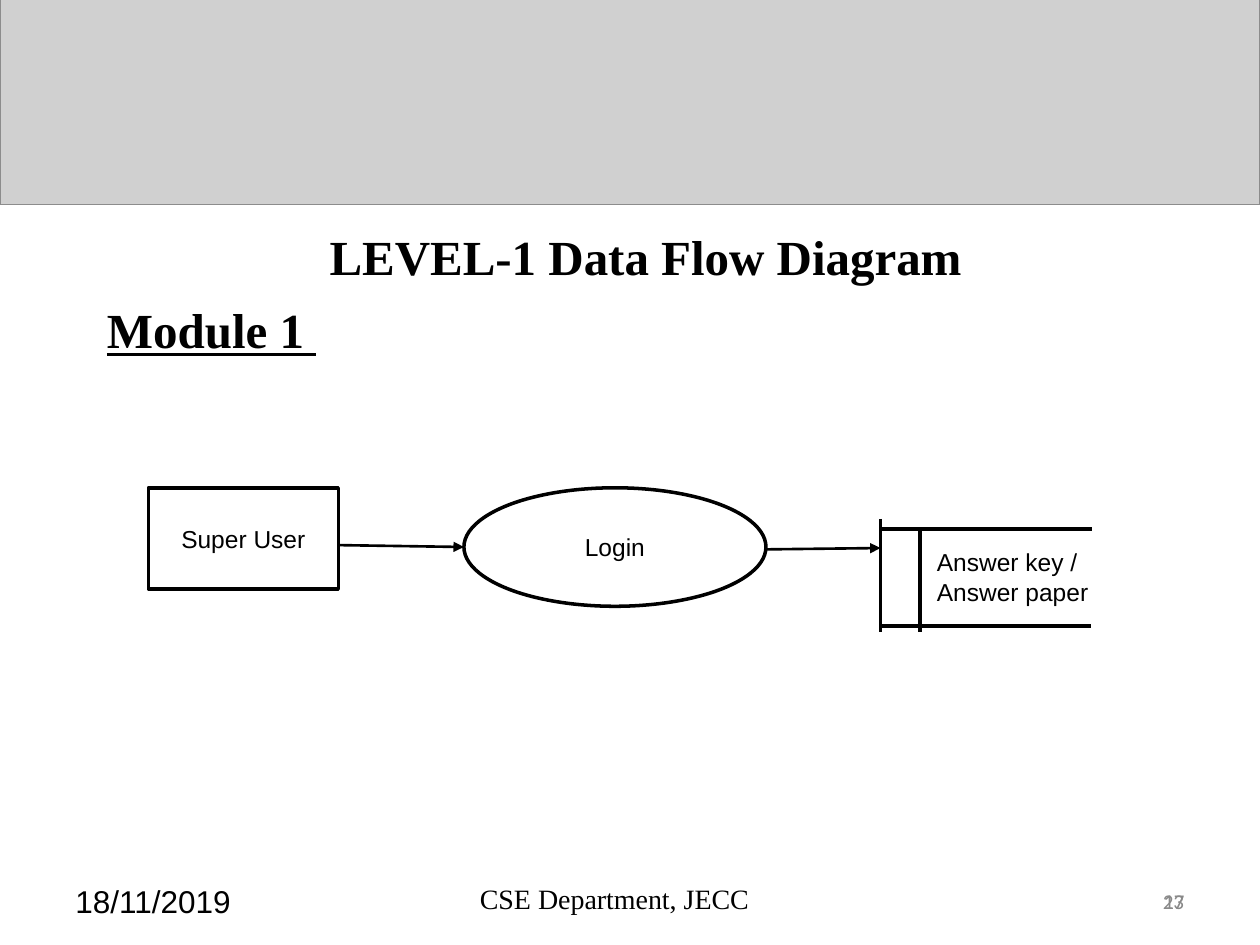
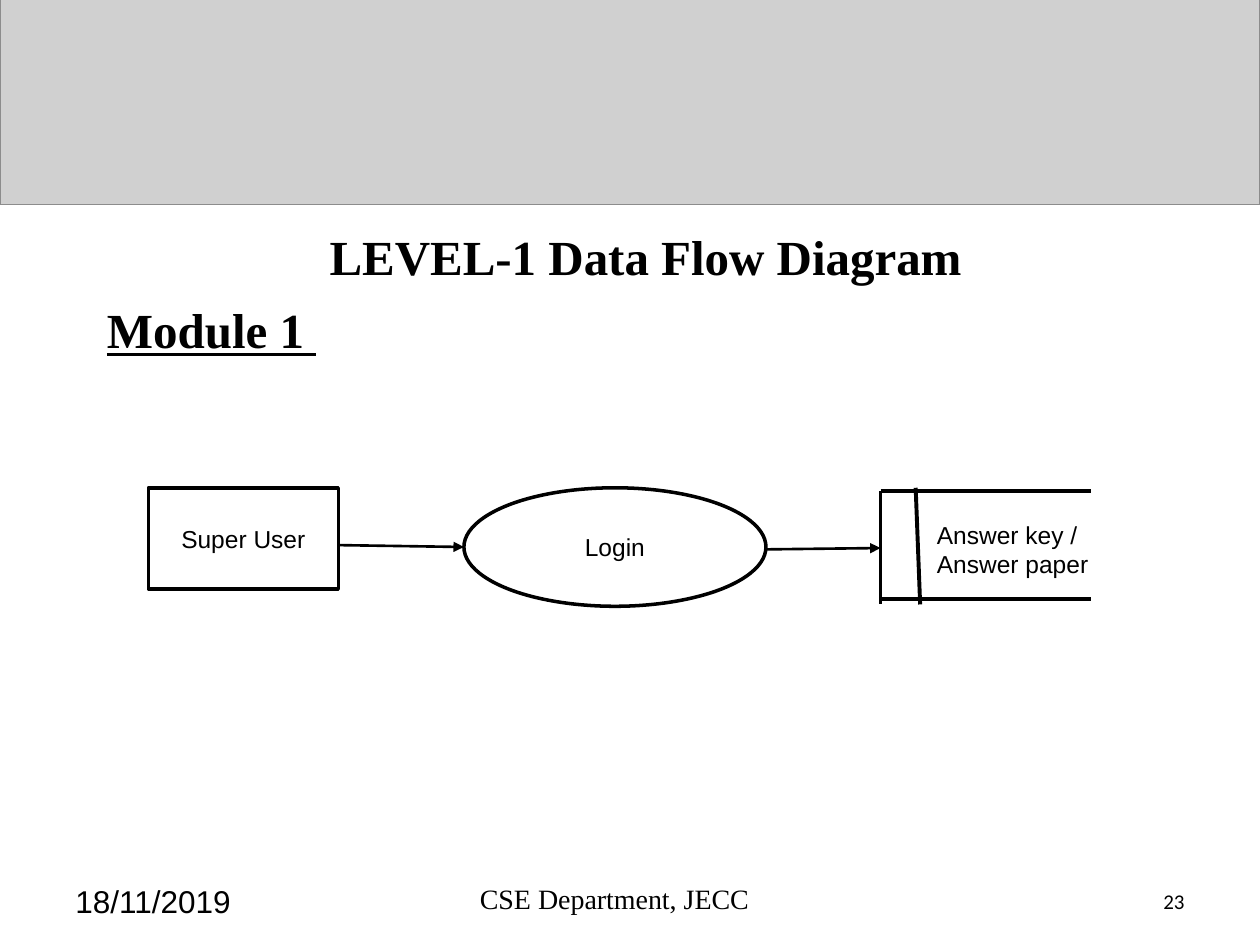
Before and after one commit to sreeragrnandan/Design-Project, a slide deck: slide 23 of DP G7 final review.pptx. Drawn at 1260x945 pixels with LibreOffice and Linux fonts; fonts in the diff are those of the drawing; grey boxes stand for pictures. Boxes give left, top, right and bottom in pixels: in the first picture for what was removed or moved away, otherwise in the second. Text is boxed around its words. In the diff, an @@ line names an element or a change of style, - is before the commit and + after.

```diff
--- a/DP G7 final review.pptx
+++ b/DP G7 final review.pptx
@@ line moved from (881, 519) - (881, 633) to (881, 491) - (881, 605) @@
@@ line moved from (882, 529) - (1092, 529) to (881, 491) - (1091, 491) @@
@@ line moved from (920, 529) - (920, 633) to (916, 488) - (920, 605) @@
@@ text "Answer key /": place and size @@
-text "Answer key /" at [937,553,1088,606]
+text "Answer key /" at [937,526,1088,578]
@@ line moved from (881, 626) - (1091, 626) to (881, 598) - (1091, 598) @@
@@ text "23" at [1163,895,1184,909]: text colour #898989 to #000000 @@
@@ text removed at [1163,895,1184,909] @@
-17
```
Also in this commit, not shown: 28 other slides changed, 43 other files.
